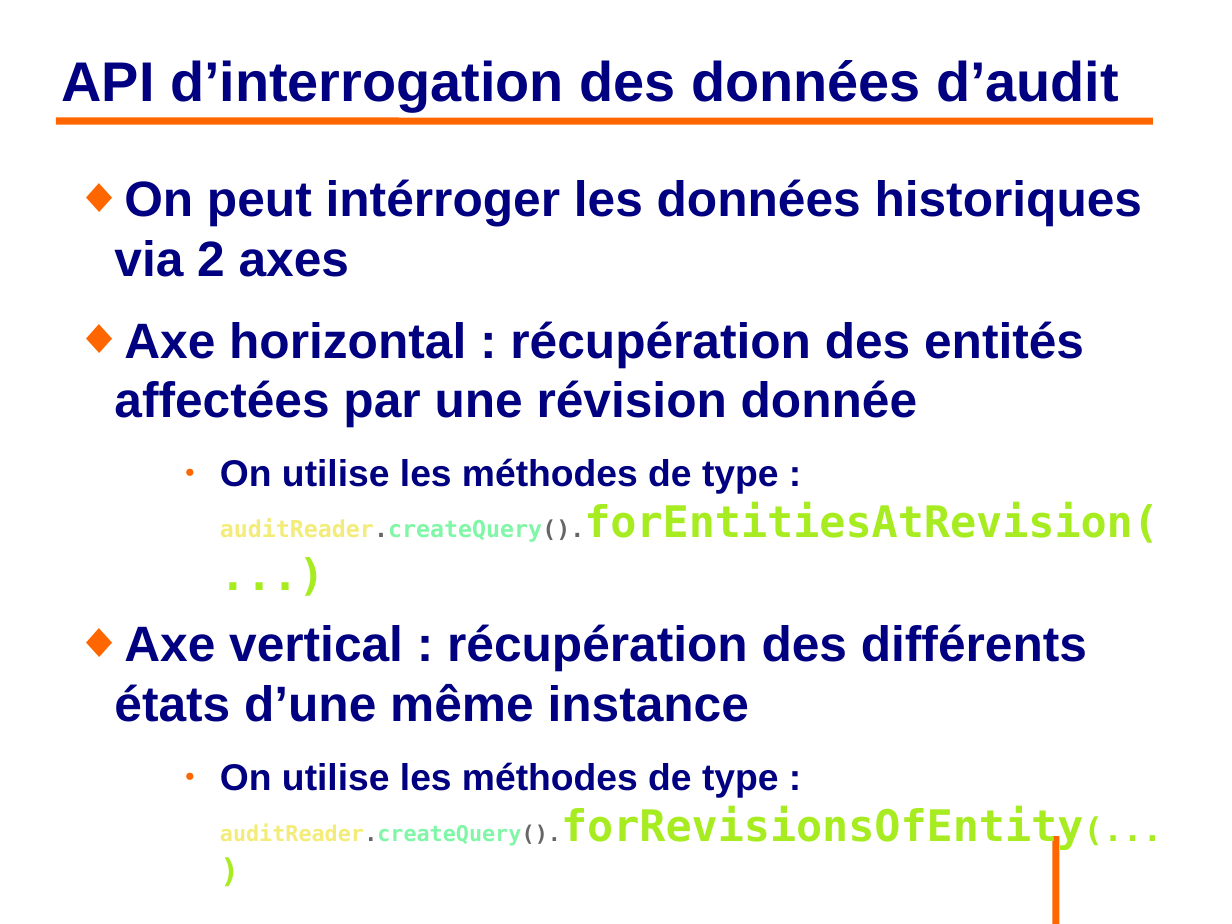
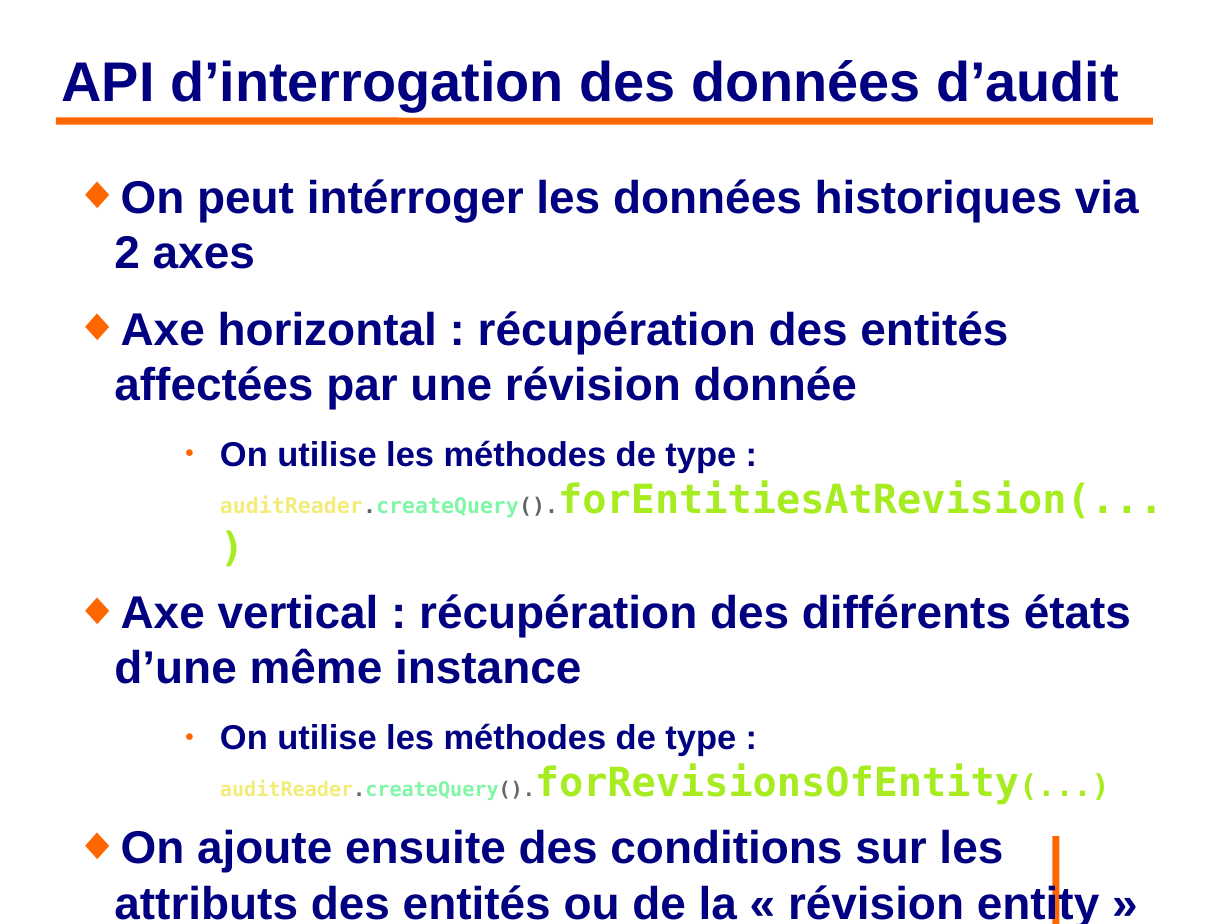
Before and after one commit to philphils/formation-hibernate-avancee, a slide deck: slide 148 of Documentation/diapo_formation_hibernate_avancee.odp. Drawn at 1232x924 pixels with LibreOffice and Linux fonts; fonts in the diff are those of the drawing; background and template pictures are left out. Boxes give left, top, right and bottom in pixels: in the first picture for what was removed or moved away, otherwise in the second. Text is boxed around its words. In the diff, an @@ line names an element or a change of style, - is before the commit and + after.

```diff
--- a/Documentation/diapo_formation_hibernate_avancee.odp
+++ b/Documentation/diapo_formation_hibernate_avancee.odp
@@ text at bbox=[114, 179, 1163, 800]: size 32 to 29.6 pt in "On peut intérroger les données historiques via ...", "Axe horizontal : récupération des entités affectées ...", "Axe vertical : récupération des différents états ..."; size 24 to 22.2 pt in "On utilise les méthodes de type :", "On utilise les méthodes de type :"; size 15 to 13.9 pt in "auditReader.createQuery().forEntitiesAtRevision(...)"; size 28 to 25.9 pt in "auditReader.createQuery().forEntitiesAtRevision(...)", "auditReader.createQuery().forRevisionsOfEntity(...)"; size 14 to 12.9 pt, size 21 to 19.4 pt in "auditReader.createQuery().forRevisionsOfEntity(...)" @@
@@ text at bbox=[114, 829, 1099, 924]: paragraph added @@
+◆ On ajoute ensuite des conditions sur les attributs des entités ou de la « révision entity »
```
Also in this commit, not shown: 8 other slides changed, 2 slides added.
